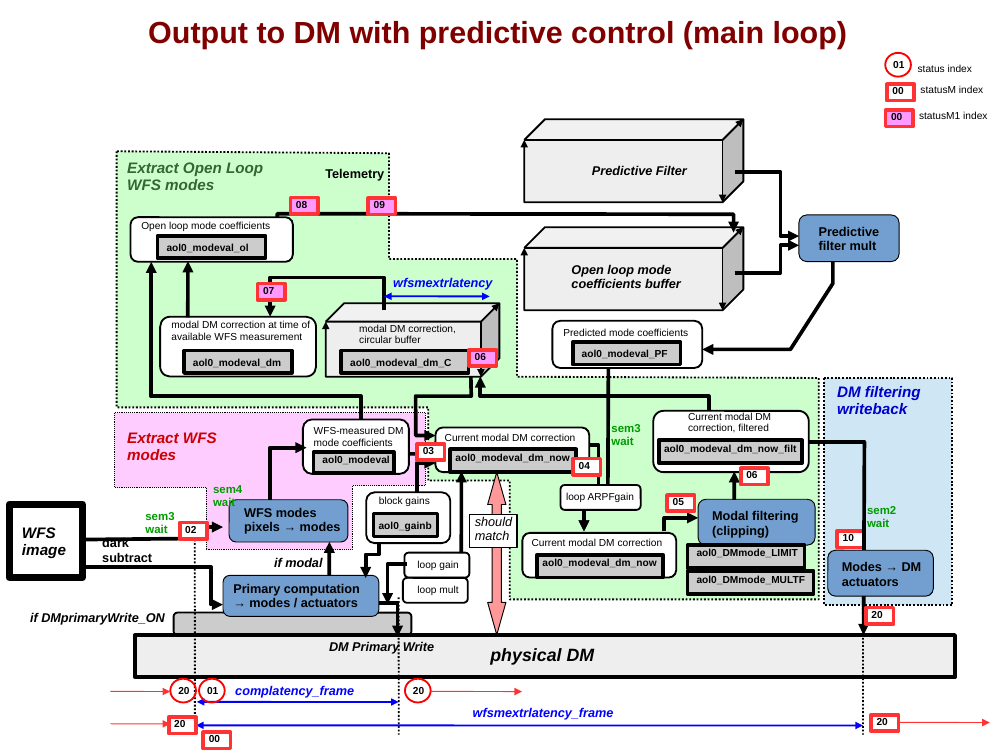
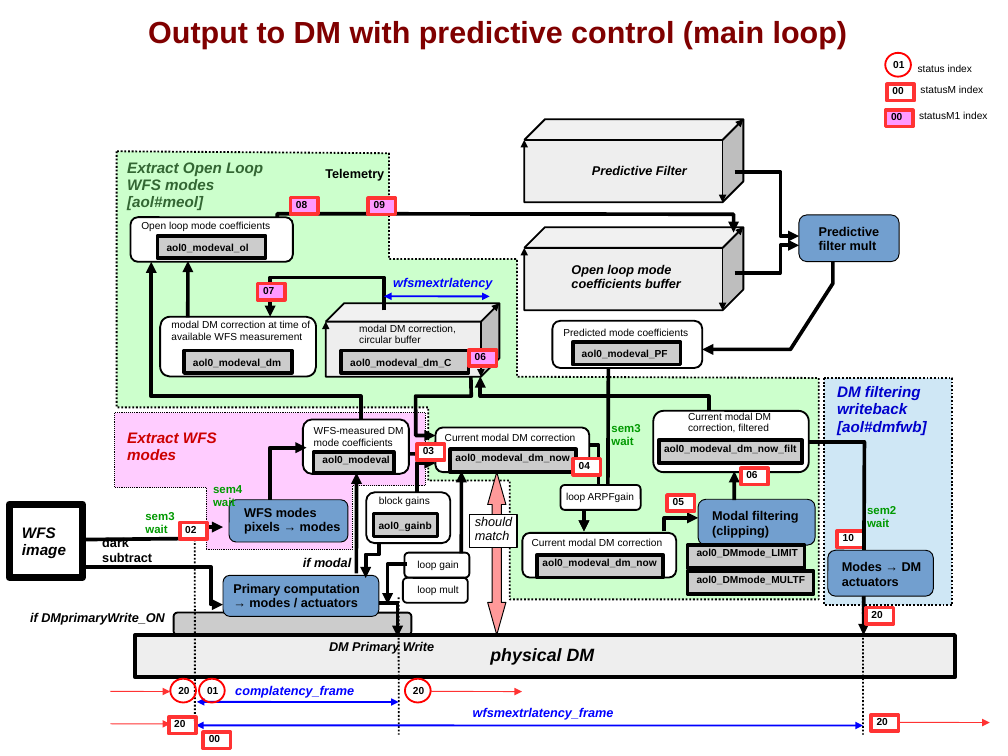
Before and after one commit to oguyon/Cfits, a slide deck: slide 7 of src/AOloopControl/doc/AOloopControl_figs.ppt. Drawn at 1008x756 pixels with LibreOffice and Linux fonts; fonts in the diff are those of the drawing. Boxes give left, top, right and bottom in pixels: in the first picture for what was removed or moved away, otherwise in the second. Text is boxed around its words. In the diff, an @@ line names an element or a change of style, - is before the commit and + after.

```diff
--- a/src/AOloopControl/doc/AOloopControl_figs.ppt
+++ b/src/AOloopControl/doc/AOloopControl_figs.ppt
@@ text at (127, 196, 203, 210): paragraph added @@
+[aol#meol]
@@ text at (837, 421, 927, 435): paragraph added @@
+[aol#dmfwb]
@@ arrow moved from (329, 575) - (329, 542) to (357, 574) - (357, 473) @@
@@ text "if modal": place and size @@
-text "if modal" at (274, 557, 322, 567)
+text "if modal" at (303, 557, 351, 567)
```
Also in this commit, not shown: 1 other slide changed, 2 other files.
